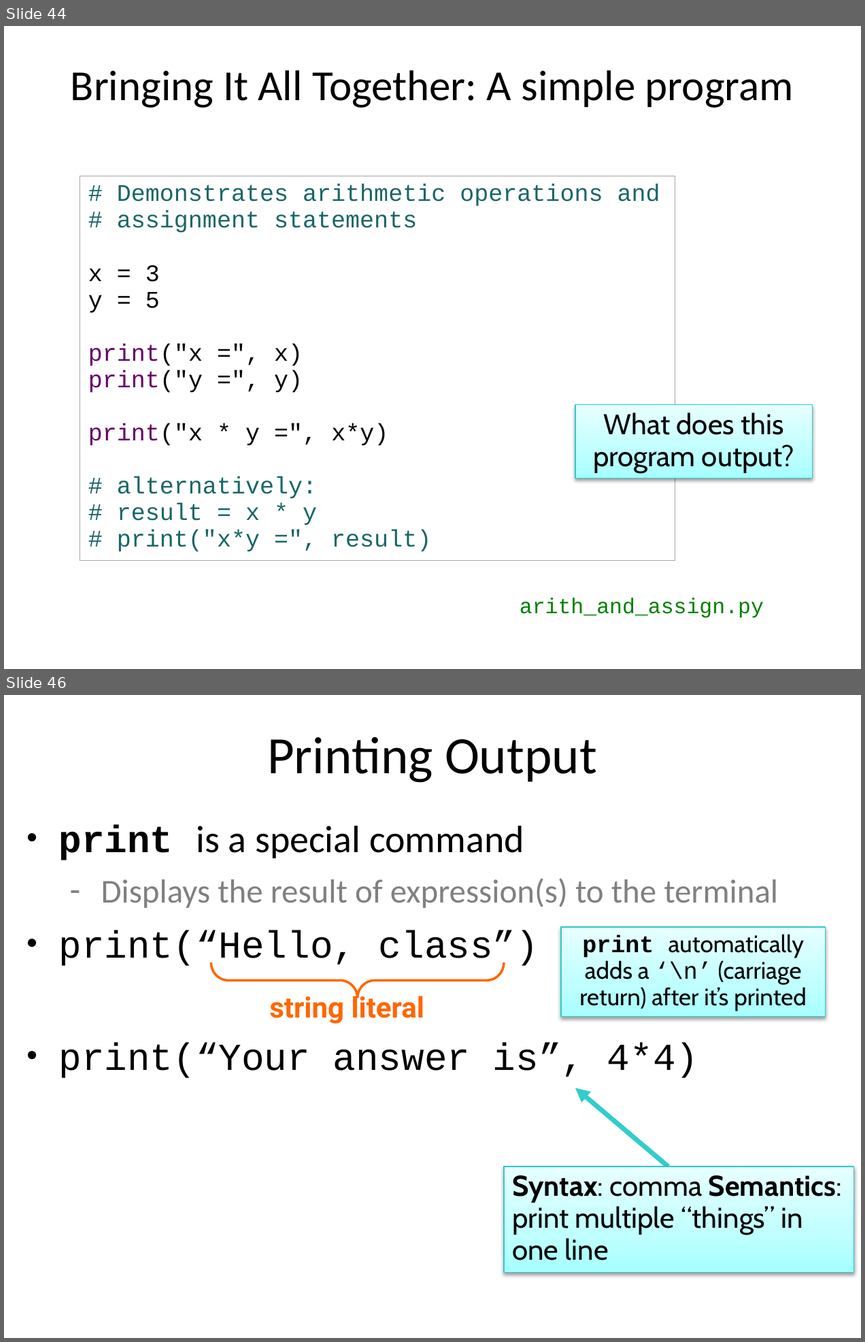
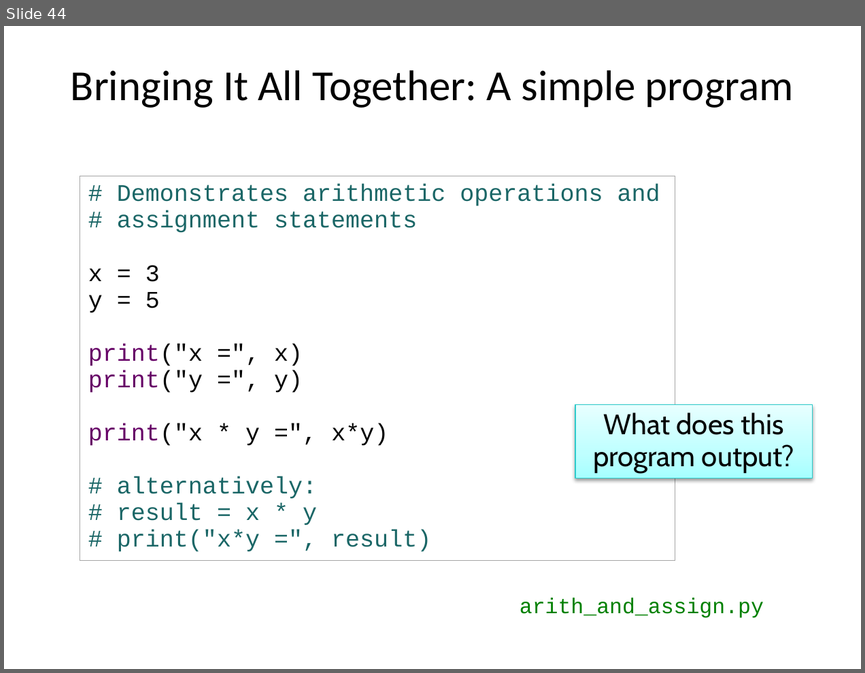
Before and after one commit to emhill/117-S15, a slide deck: src/morea/materials/04-python-intro.pptx. Shown one above the other, each under a label of ours: slides 44 and 46 before the commit, slide 44 after it; the slides between them are not shown. The pictures are 865x1342 and 865x673 pixels, drawn with LibreOffice and Linux fonts; fonts in the diff are those of the drawing. Boxes give left, top, right and bottom in pixels: in the first picture for what was removed or moved away, otherwise in the second. Text is boxed around its words. In the diff, an @@ line names an element or a change of style, - is before the commit and + after.

```diff
--- a/src/morea/materials/04-python-intro.pptx
+++ b/src/morea/materials/04-python-intro.pptx
@@ slide 46 removed at box(4, 695, 861, 1338), background #FFFFFF @@
@@ title removed at box(267, 736, 597, 783) @@
-Printing Output
@@ text removed at box(58, 825, 778, 1078) @@
-• print is a special command
-  ‑ Displays the result of expression(s) to the terminal
-• print(“Hello, class”)
-• print(“Your answer is”, 4*4)
@@ rectangle removed at box(561, 927, 825, 1016) @@
-print automatically adds a ‘\n’ (carriage return) after it’s printed
@@ left brace removed at box(211, 962, 504, 998) @@
@@ text removed at box(269, 991, 425, 1023) @@
-string literal
@@ arrow removed from (668, 1166) to (575, 1087) @@
@@ rectangle removed at box(504, 1166, 853, 1272) @@
-Syntax: comma Semantics: print multiple “things” in one line
```
Also in this commit, not shown: 19 other slides removed, 16 other files.
